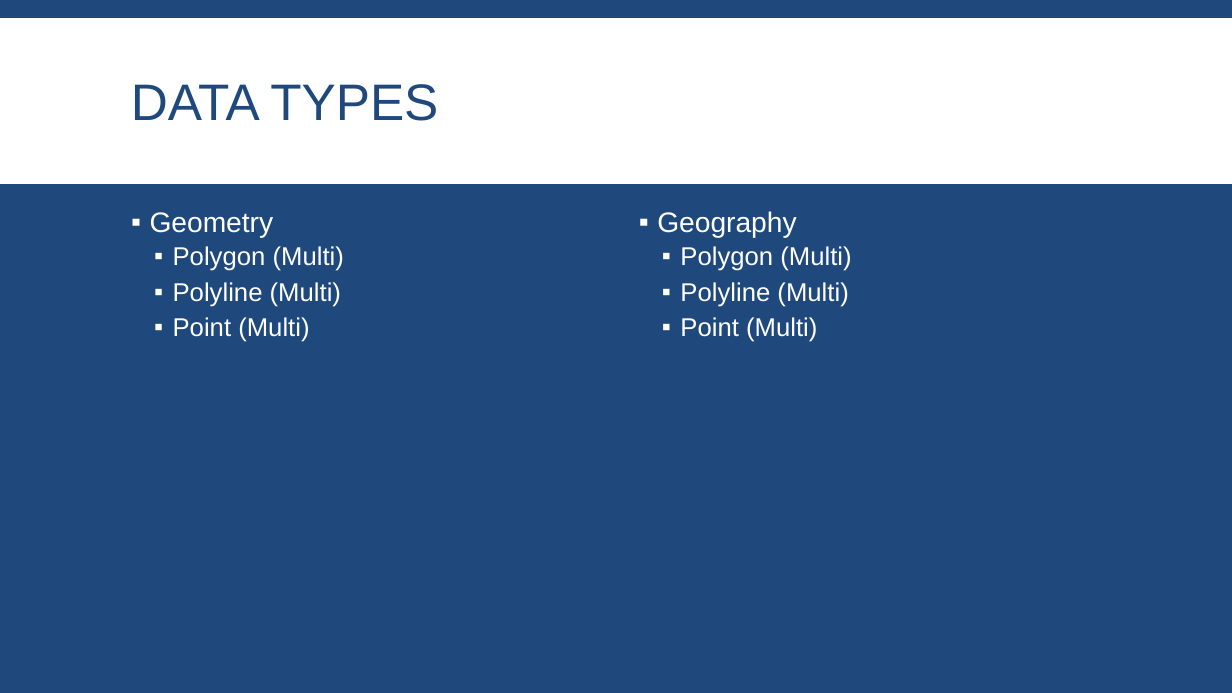
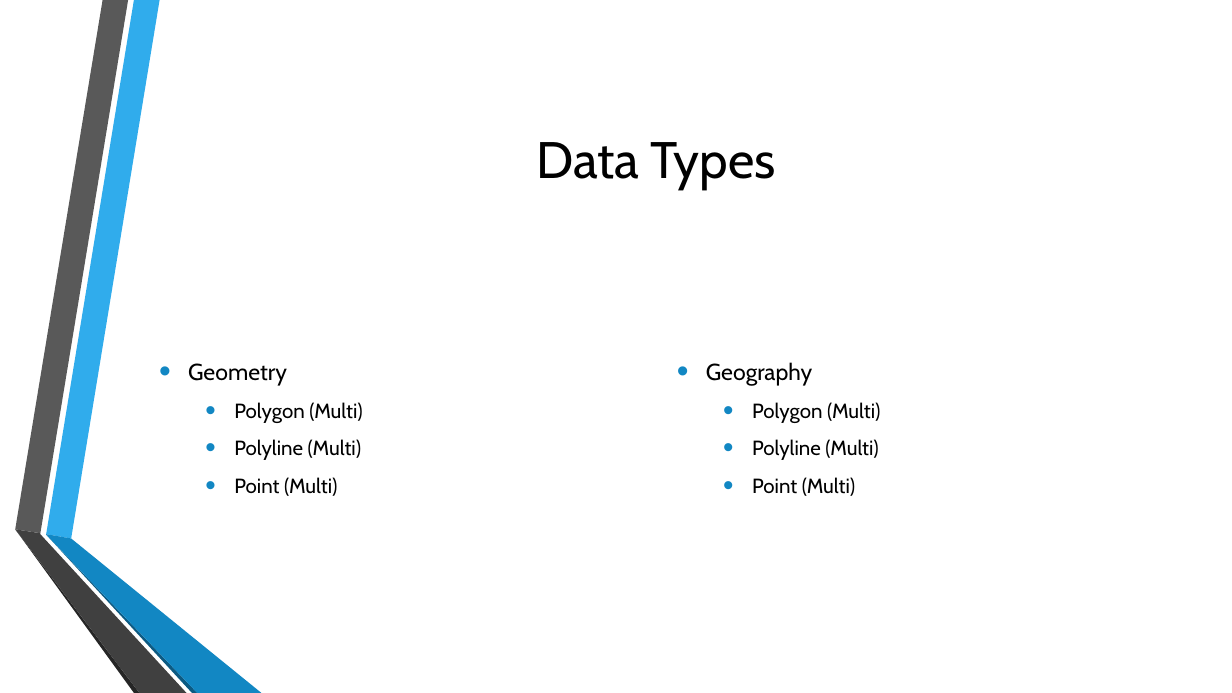
Before and after one commit to MGIS-UMN/GIS5577_week5, a slide deck: slide 6 of Spatial_Databases.odp. Drawn at 1232x693 pixels with LibreOffice and Linux fonts; fonts in the diff are those of the drawing; background and template pictures are left out. Boxes give left, top, right and bottom in pixels: in the first picture for what was removed or moved away, otherwise in the second. Text is boxed around its words. In the diff, an @@ line names an element or a change of style, - is before the commit and + after.

```diff
--- a/Spatial_Databases.odp
+++ b/Spatial_Databases.odp
@@ background #1F497D to picture (left out) @@
@@ freeform shape removed at (0, 18, 1232, 184) @@
@@ title at (536, 142, 776, 189): text changed; font Arial to Cabin; text colour #1F497D to #000000 @@
-DATA TYPES
+Data Types
@@ text "Geometry": place and size @@
-text "Geometry" at (150, 212, 344, 342)
+text "Geometry" at (188, 363, 362, 496)
@@ text "Geometry" at (188, 363, 362, 496): size 22 to 18 pt in "Geometry"; font Arial to Cabin, text colour #FFFFFF to #000000; size 20 to 16 pt in "Polygon (Multi)", "Polyline (Multi)", "Point (Multi)"; bullet ▪ to •; line spacing 0.9 to 1; less space between paragraphs; bullet colour #FFFFFF to #1287C3; more space between paragraphs; vertical alignment top to middle @@
@@ text "Geography": place and size @@
-text "Geography" at (657, 211, 851, 342)
+text "Geography" at (706, 362, 880, 496)
@@ text "Geography" at (706, 362, 880, 496): size 22 to 18 pt in "Geography"; font Arial to Cabin, text colour #FFFFFF to #000000; size 20 to 16 pt in "Polygon (Multi)", "Polyline (Multi)", "Point (Multi)"; bullet ▪ to •; line spacing 0.9 to 1; less space between paragraphs; bullet colour #FFFFFF to #1287C3; more space between paragraphs; vertical alignment top to middle @@
@@ group added at (15, 0, 262, 693): 6 freeform shapes @@
```
Also in this commit, not shown: 38 other slides changed, 2 slides added, 1 slide removed.
